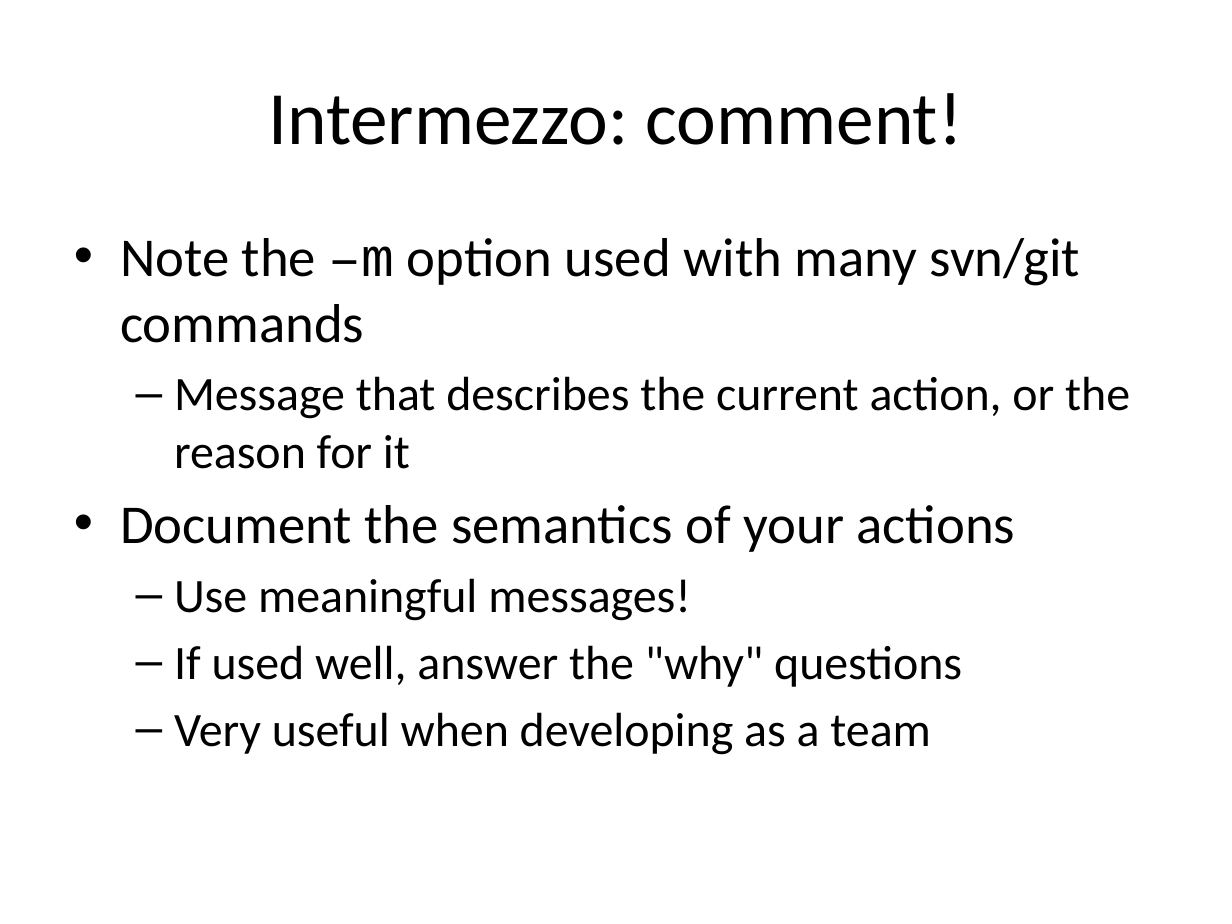
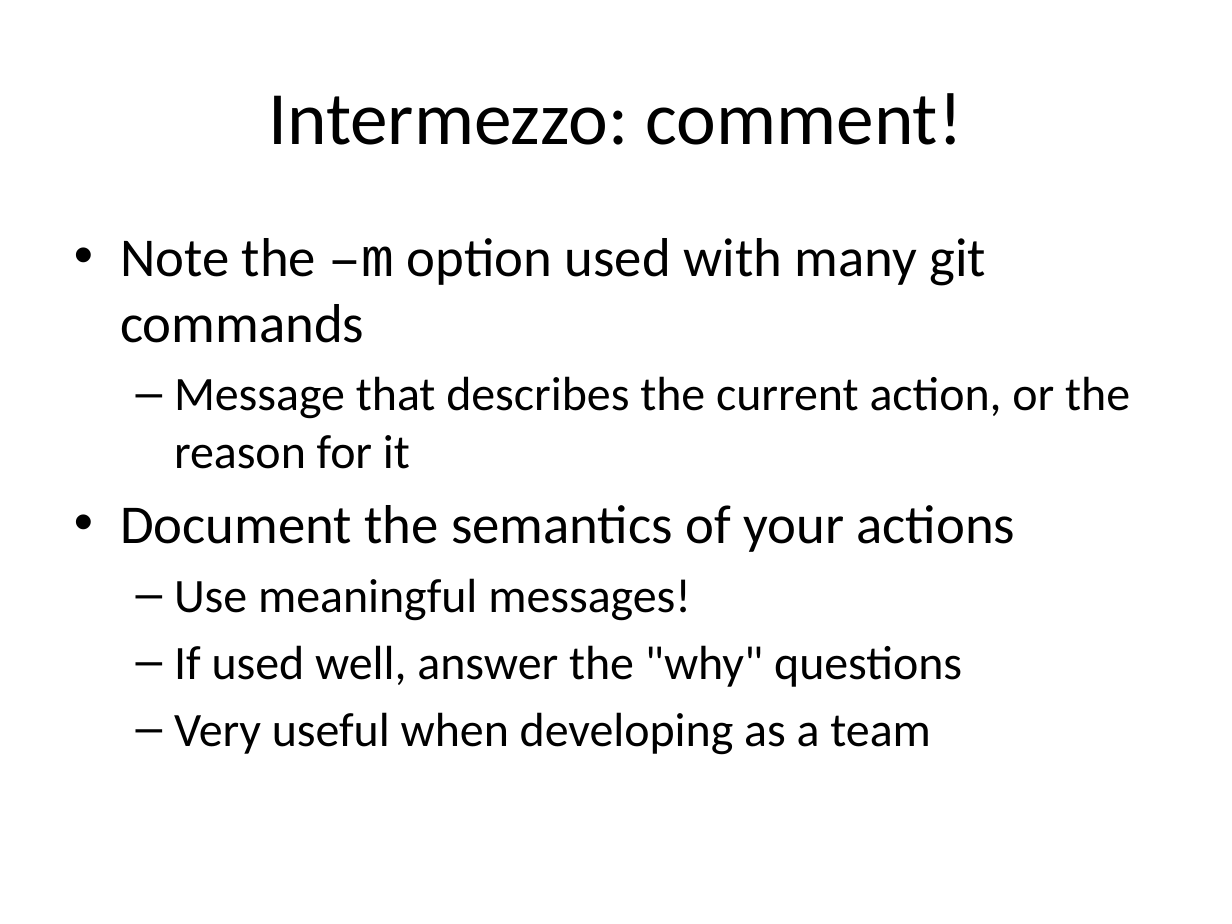
Before and after one commit to gjbex/training-material, a slide deck: slide 17 of LinuxTools/VersionControl/version_control_git.pptx. Drawn at 1232x924 pixels with LibreOffice and Linux fonts; fonts in the diff are those of the drawing. Boxes give left, top, right and bottom in pixels: in the first picture for what was removed or moved away, otherwise in the second. Text is boxed around its words. In the diff, an @@ line names an element or a change of style, - is before the commit and + after.

```diff
--- a/LinuxTools/VersionControl/version_control_git.pptx
+++ b/LinuxTools/VersionControl/version_control_git.pptx
@@ text at box(120, 238, 986, 343): text changed @@
-• Note the –m option used with many svn/git commands
+• Note the –m option used with many git commands
```
Also in this commit, not shown: 14 other slides changed, 3 slides added.
